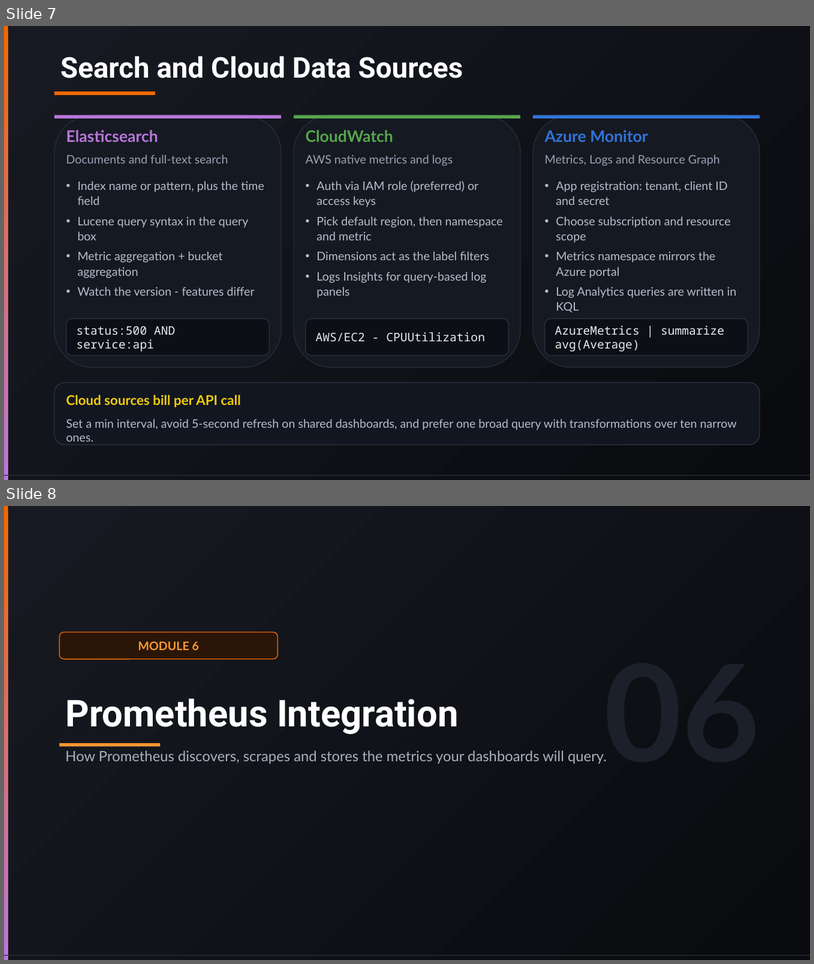
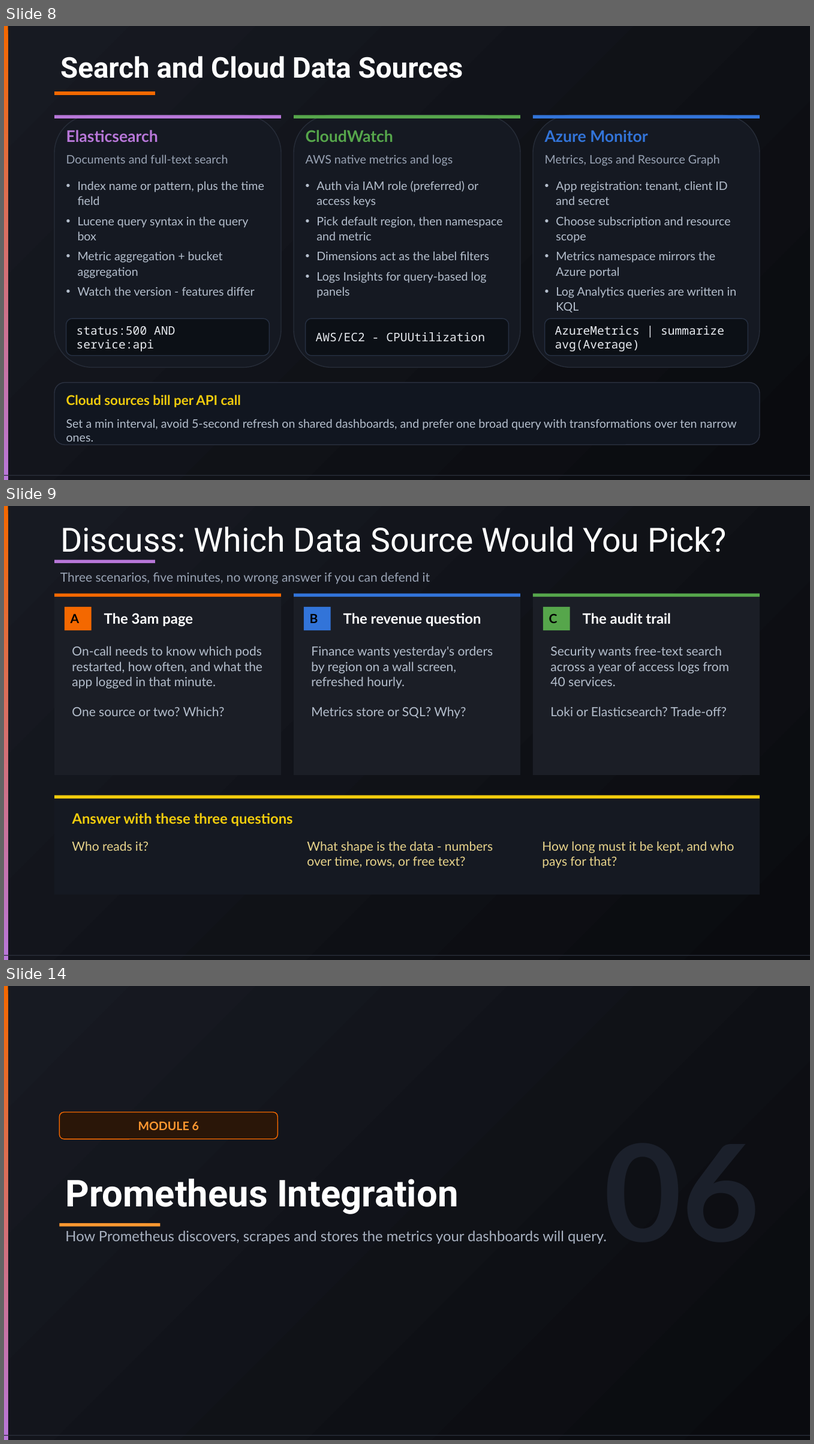
Before and after one commit to vikash-verma-profile/garfana-August-2026, a slide deck: Day-2/Day-2.pptx. Shown one above the other, each under a label of ours: slides 7 and 8 before the commit, slides 8, 9 and 14 after it; the slides between them are not shown. The pictures are 814x964 and 814x1444 pixels, drawn with LibreOffice and Linux fonts; fonts in the diff are those of the drawing. Boxes give left, top, right and bottom in pixels: in the first picture for what was removed or moved away, otherwise in the second. Text is boxed around its words. In the diff, an @@ line names an element or a change of style, - is before the commit and + after.

```diff
--- a/Day-2/Day-2.pptx
+++ b/Day-2/Day-2.pptx
@@ slide 9 added at (4,506,810,960), background gradient #171A22 to #0A0B0F; not listed: 2 template elements that a slide beside it also shows @@
@@ title added at (60,526,727,560), 39.6 pt, text #FFFFFF @@
+Discuss: Which Data Source Would You Pick?
@@ rectangle added at (54,560,155,564), fill #B877D9 @@
@@ text added at (60,572,431,584), 15 pt, text #98A2B3 @@
+Three scenarios, five minutes, no wrong answer if you can defend it
@@ rectangle added at (54,593,281,775), fill #1B1E26 @@
@@ rectangle added at (54,593,281,597), fill #F46800 @@
@@ rectangle added at (294,593,521,775), fill #1B1E26 @@
@@ rectangle added at (294,593,521,597), fill #3274D9 @@
@@ rectangle added at (533,593,760,775), fill #1B1E26 @@
@@ rectangle added at (533,593,760,597), fill #56A64B @@
@@ rectangle added at (65,607,91,631), fill #F46800, 15 pt, text #000000, bold @@
+A
@@ text added at (104,613,193,627), 17 pt, text #FFFFFF, bold @@
+The 3am page
@@ rectangle added at (304,607,330,631), fill #3274D9, 15 pt, text #000000, bold @@
+B
@@ text added at (344,613,482,626), 17 pt, text #FFFFFF, bold @@
+The revenue question
@@ rectangle added at (543,607,570,631), fill #56A64B, 15 pt, text #000000, bold @@
+C
@@ text added at (583,613,671,624), 17 pt, text #FFFFFF, bold @@
+The audit trail
@@ text added at (72,646,263,716), 15 pt, text #B4BECC @@
+On-call needs to know which pods restarted, how often, and what the app logged in that minute.
+One source or two? Which?
@@ text added at (311,646,494,718), 15 pt, text #B4BECC @@
+Finance wants yesterday's orders by region on a wall screen, refreshed hourly.
+Metrics store or SQL? Why?
@@ text added at (551,646,729,716), 15 pt, text #B4BECC @@
+Security wants free-text search across a year of access logs from 40 services.
+Loki or Elasticsearch? Trade-off?
@@ rectangle added at (54,795,760,894), fill #151922 @@
@@ rectangle added at (54,795,760,799), fill #F2CC0C @@
@@ text added at (72,813,293,826), 17 pt, text #F2CC0C, bold @@
+Answer with these three questions
@@ text added at (72,841,149,850), 15 pt, text #E8D48B @@
+Who reads it?
@@ text added at (307,841,493,867), 15 pt, text #E8D48B @@
+What shape is the data - numbers over time, rows, or free text?
@@ text added at (542,841,734,868), 15 pt, text #E8D48B @@
+How long must it be kept, and who pays for that?
@@ what was slide 7 is now slide 8 @@
@@ what was slide 8 is now slide 14 @@
```
Also in this commit, not shown: 2 slides changed, 14 other slides added, 19 other files.
